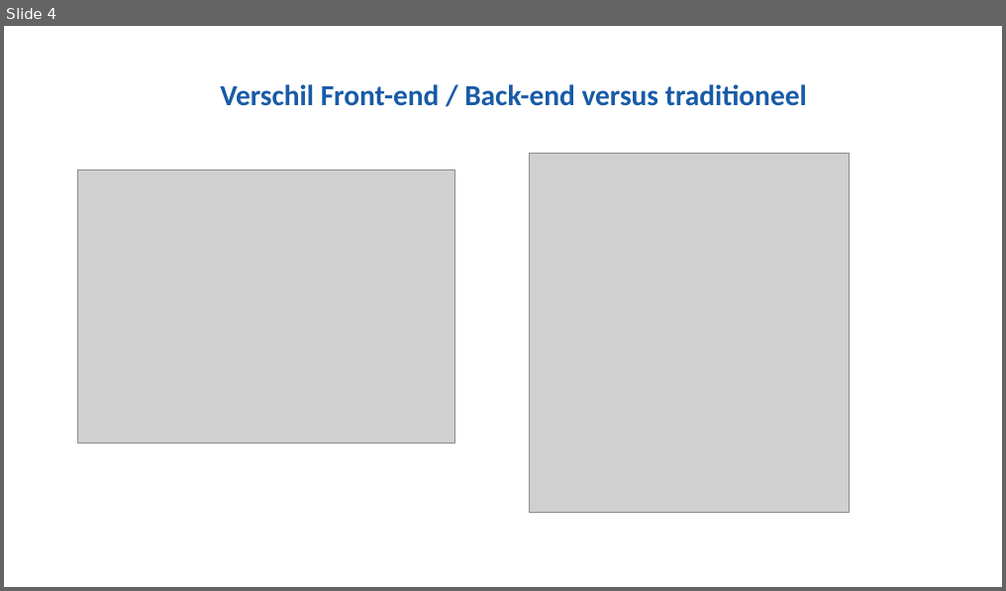
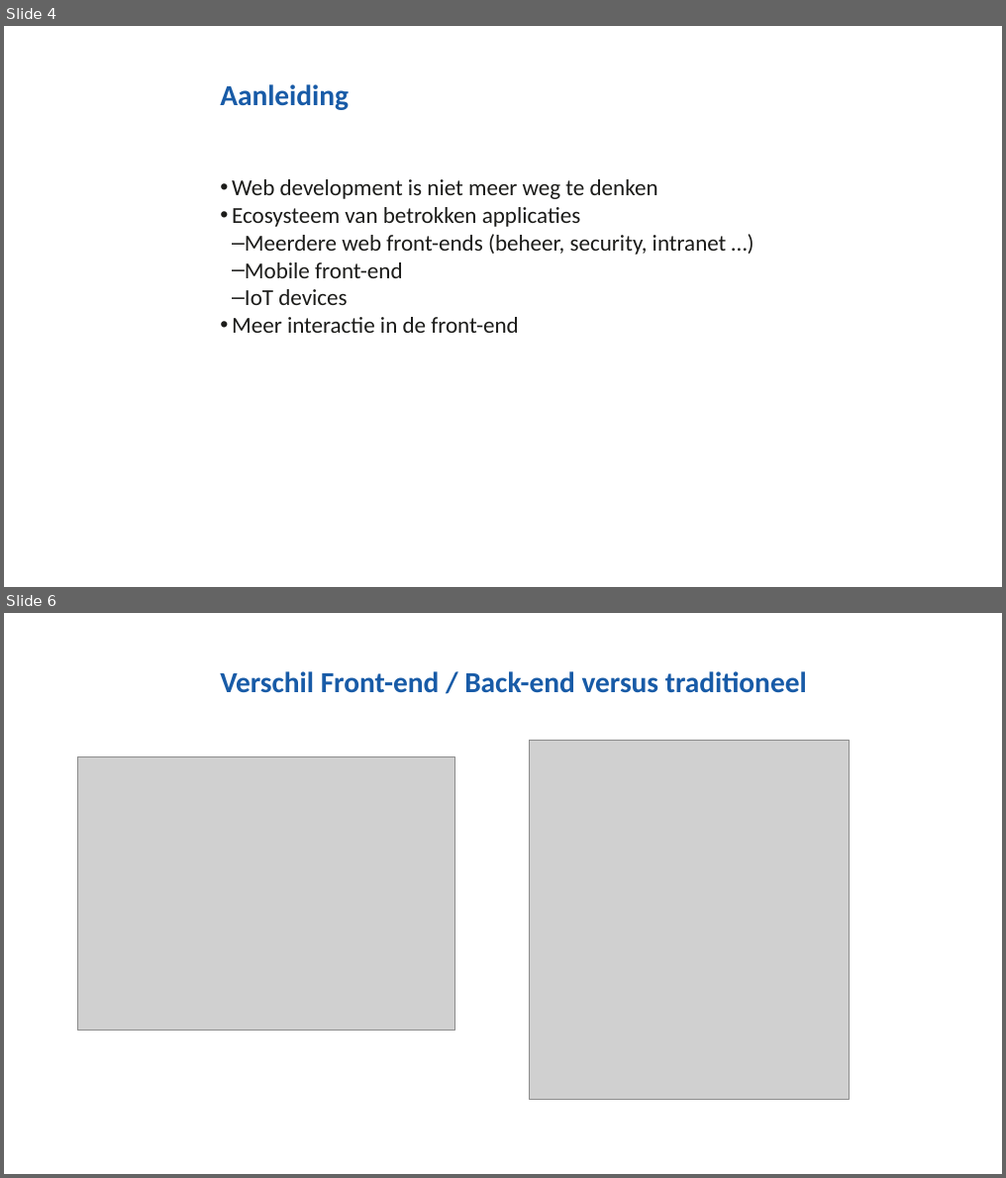
Before and after one commit to NHLStenden/Flex-WebDevelopment-FrontEndDevelopment, a slide deck: Presentatie/Front-End Development.pptx. Shown one above the other, each under a label of ours: slide 4 before the commit, slides 4 and 6 after it; the slides between them are not shown. The pictures are 1006x591 and 1006x1178 pixels, drawn with LibreOffice and Linux fonts; fonts in the diff are those of the drawing; grey boxes stand for pictures; background and template pictures are left out. Boxes give left, top, right and bottom in pixels: in the first picture for what was removed or moved away, otherwise in the second. Text is boxed around its words. In the diff, an @@ line names an element or a change of style, - is before the commit and + after.

```diff
--- a/Presentatie/Front-End Development.pptx
+++ b/Presentatie/Front-End Development.pptx
@@ slide 4 added at [4, 26, 1002, 587], background #FFFFFF @@
@@ title added at [220, 84, 349, 110], 28 pt, text #185BA7, bold @@
+Aanleiding
@@ text added at [232, 179, 727, 333], 22 pt, text #1C1C1A @@
+• Web development is niet meer weg te denken
+• Ecosysteem van betrokken applicaties
+  – Meerdere web front-ends (beheer, security, intranet …)
+  – Mobile front-end
+  – IoT devices
+• Meer interactie in de front-end
@@ what was slide 4 is now slide 6 @@
```
Also in this commit, not shown: 1 slide changed, 1 other slide added, 32 other files.
